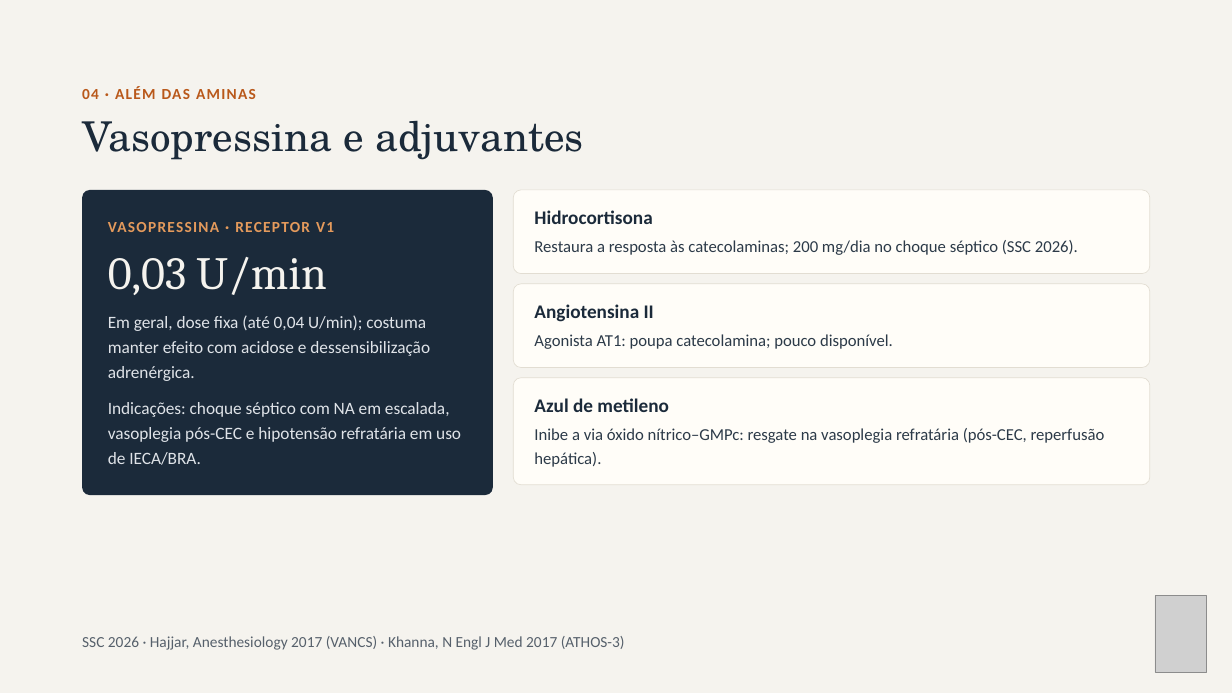
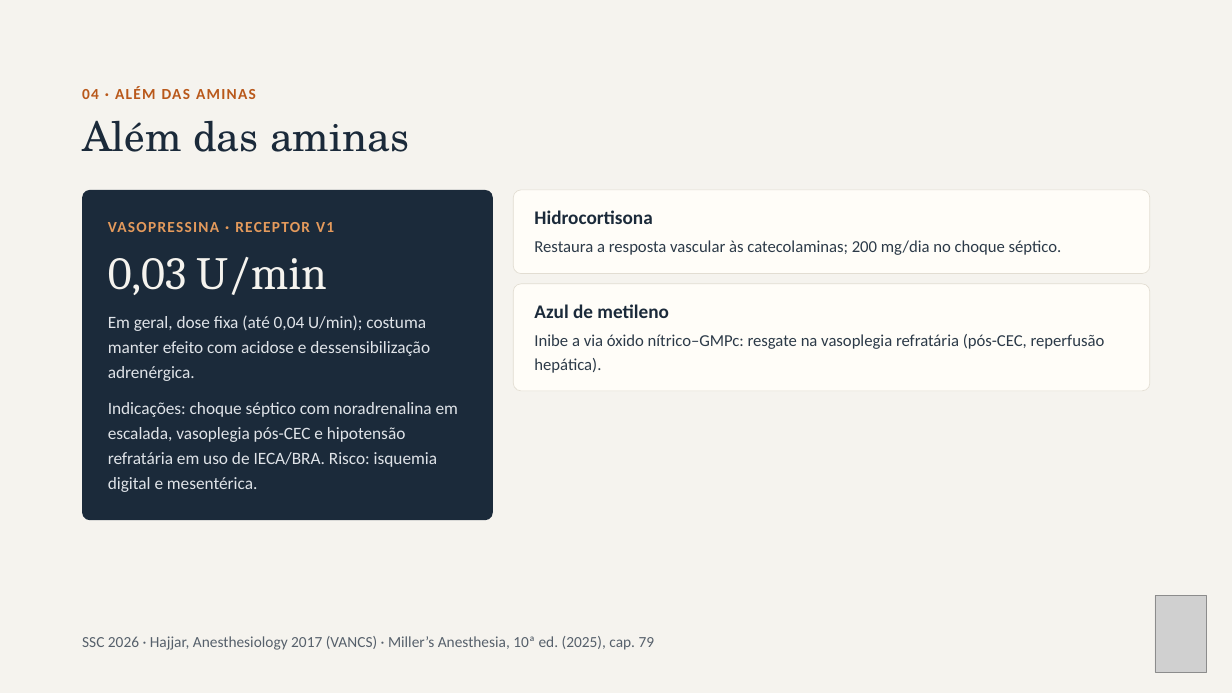
Before and after one commit to brunomoraesdubois-bit/Bruno, a slide deck: slide 12 of apresentacao/Aminas_Vasoativas.pptx (slide 13 before the commit). Drawn at 1232x693 pixels with LibreOffice and Linux fonts; fonts in the diff are those of the drawing; grey boxes stand for pictures. Boxes give left, top, right and bottom in pixels: in the first picture for what was removed or moved away, otherwise in the second. Text is boxed around its words. In the diff, an @@ line names an element or a change of style, - is before the commit and + after.

```diff
--- a/apresentacao/Aminas_Vasoativas.pptx
+++ b/apresentacao/Aminas_Vasoativas.pptx
@@ title at (82,120,409,152): text changed @@
-Vasopressina e adjuvantes
+Além das aminas
@@ rounded rectangle at (82,190,493,520): proportions changed @@
@@ rounded rectangle: place and size @@
-rounded rectangle at (82,190,493,495)
+rounded rectangle at (82,190,493,520)
@@ text at (534,240,1062,255): text changed @@
-Restaura a resposta às catecolaminas; 200 mg/dia no choque séptico (SSC 2026).
+Restaura a resposta vascular às catecolaminas; 200 mg/dia no choque séptico.
@@ rounded rectangle: place and size @@
-rounded rectangle at (514,284,1151,368)
+rounded rectangle at (514,284,1151,391)
@@ rounded rectangle at (514,284,1151,391): proportions changed @@
@@ text "Azul de metileno": place and size @@
-text "Azul de metileno" at (534,398,669,412)
+text "Azul de metileno" at (534,304,669,318)
@@ text "Inibe a via óxido nítrico–GMPc: ...": place and size @@
-text "Inibe a via óxido nítrico–GMPc: ..." at (534,428,1105,467)
+text "Inibe a via óxido nítrico–GMPc: ..." at (534,334,1105,373)
@@ text removed at (534,304,654,322) @@
-Angiotensina II
@@ text removed at (534,334,893,349) @@
-Agonista AT1: poupa catecolamina; pouco disponível.
@@ rounded rectangle removed at (514,378,1151,485) @@
@@ text at (108,402,458,492): text changed @@
-Indicações: choque séptico com NA em escalada, vasoplegia pós-CEC e hipotensão refratária em uso de IECA/BRA.
+Indicações: choque séptico com noradrenalina em escalada, vasoplegia pós-CEC e hipotensão refratária em uso de IECA/BRA. Risco: isquemia digital e mesentérica.
@@ text at (82,636,655,650): text changed @@
-SSC 2026 · Hajjar, Anesthesiology 2017 (VANCS) · Khanna, N Engl J Med 2017 (ATHOS-3)
+SSC 2026 · Hajjar, Anesthesiology 2017 (VANCS) · Miller’s Anesthesia, 10ª ed. (2025), cap. 79
```
Also in this commit, not shown: 12 other slides changed, 2 slides removed, 23 other files.
